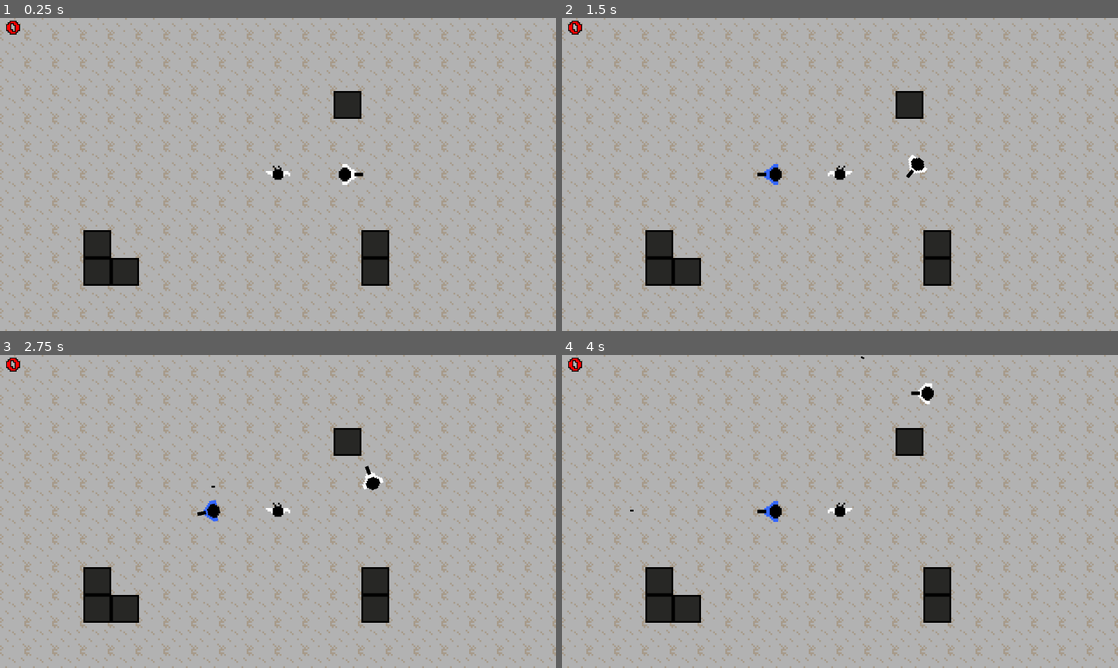
Above: before the commit, frames 1-4 (two rows, left to right).
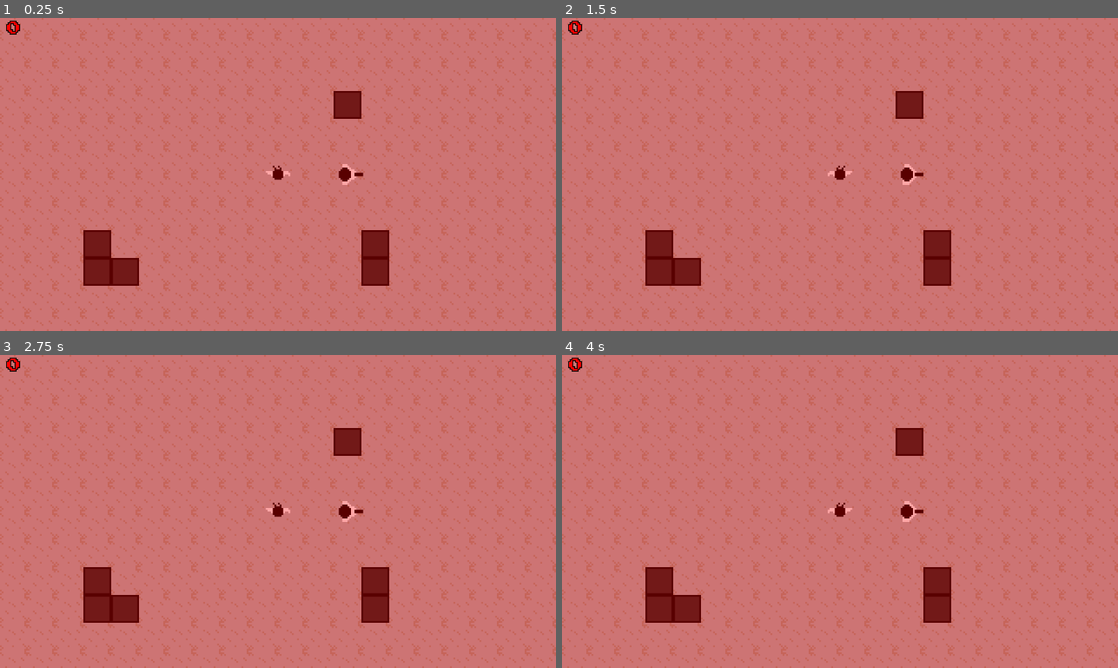
Above: after the commit, the same moments.

Repository: mysterious-ben/zombie-crush
Game: Godot game, scene res://scenes/game.tscn
Same seed, same stepped clock (60 frames per second), same inputs: the game is played once before the commit and once after it.
Inputs:
- Up to frame 1 (0.25 s): no input
- Up to frame 2 (1.5 s): tap Enter at 0.5 s; hold Right (right) 0.53-1.28 s; tap Space (shoot) at 0.6 s; hold Down (down) from 1.28 s (still down); tap S (p2_down) at 1.35 s
- Up to frame 3 (2.75 s): tap Space (shoot) at 1.55, 2.3 s; release Down (down) at 2.03 s; hold Right (right) from 2.03 s (still down); tap A (p2_left) at 2.1 s
- Up to frame 4 (4 s): release Right (right) at 2.78 s; hold Up (up) 2.78-3.53 s; tap D (p2_right) at 2.85 s; tap Space (shoot) at 3.05, 3.8 s; hold Left (left) from 3.53 s (still down); tap Shift (p2_shoot) at 3.6 s

The runs differ from the first frame. In frame 1, 100% of the frame differs, in the area x 0-100%, y 0-100%; in frame 2, 100%; in frame 3, 100%; in frame 4, 100%.
Error after the commit: Parse Error: The member "_sprite" already exists in parent class Character. (res://scripts/player.gd:27)

Commit message:
chore: clean game logic

Diff:
--- a/scenes/civilian.tscn
+++ b/scenes/civilian.tscn
@@ -62,6 +62,9 @@
 outline_size = 2
 outline_color = Color(0, 0, 0, 1)
 
+[sub_resource type="CircleShape2D" id="CircleShape2D_touch"]
+radius = 11.0
+
 [node name="Civilian" type="CharacterBody2D" unique_id=325636589]
 script = ExtResource("1_jrwjn")
 
@@ -83,3 +86,8 @@
 label_settings = SubResource("LabelSettings_speech")
 horizontal_alignment = 1
 vertical_alignment = 2
+
+[node name="TalkZone" type="Area2D" parent="." unique_id=1739204512]
+
+[node name="TalkShape2D" type="CollisionShape2D" parent="TalkZone" unique_id=884120357]
+shape = SubResource("CircleShape2D_touch")
--- a/scenes/game.tscn
+++ b/scenes/game.tscn
@@ -39,6 +39,7 @@
 
 [node name="Game" type="Node2D" unique_id=928269863]
 script = ExtResource("4_game")
+kills_to_win = 10
 
 [node name="TileMapFloor" type="TileMapLayer" parent="." unique_id=1244511022]
 tile_map_data = PackedByteArray("AAD2//r/BAAAAAAAAAD3//r/BAAAAAAAAAD4//r/BAAAAAAAAAD5//r/BAAAAAAAAAD6//r/BAAAAAAAAAD7// …(3760 unchanged characters)…
@@ -55,6 +56,7 @@
 
 [node name="Civilian" parent="." unique_id=325636589 instance=ExtResource("7_u5sy4")]
 rotation = 1.5707964
+scream_text = "AAAAAAA THEY ARE COMING"
 
 [node name="Camera2D" type="Camera2D" parent="." unique_id=1761061140]
 
--- a/scenes/hud.tscn
+++ b/scenes/hud.tscn
@@ -23,6 +23,16 @@
 mouse_filter = 2
 color = Color(1, 0, 0, 0.35)
 
+[node name="VictoryOverlay" type="ColorRect" parent="." unique_id=1402375816]
+visible = false
+anchors_preset = 15
+anchor_right = 1.0
+anchor_bottom = 1.0
+grow_horizontal = 2
+grow_vertical = 2
+mouse_filter = 2
+color = Color(0, 1, 0, 0.2)
+
 [node name="KillCount" type="Label" parent="." unique_id=1098392117]
 offset_left = 4.0
 offset_top = 2.0
--- a/scripts/character.gd
+++ b/scripts/character.gd
@@ -7,6 +7,7 @@
 
 var is_dead: bool = false
 
+@onready var _sprite: AnimatedSprite2D = $AnimatedSprite2D
 
 func die() -> void:
 	# A bullet and a zombie can hit on the same frame; die only once
@@ -17,7 +18,7 @@
 	died.emit()
 	# Keep colliding while the animation plays, then remove the body.
 	# await pauses this function until the signal fires; the game keeps running
-	$AnimatedSprite2D.play("death")
-	await $AnimatedSprite2D.animation_finished
+	_sprite.play("death")
+	await _sprite.animation_finished
 	# Deletes the node safely at the end of the current frame (this also removes it from its groups)
 	queue_free()
--- a/scripts/civilian.gd
+++ b/scripts/civilian.gd
@@ -1,7 +1,7 @@
 class_name Civilian extends Character
 
 # Emitted once, the first time a player bumps into the civilian; the game starts the zombies on it
-signal alarmed
+signal zombies_are_alarmed
 
 @export_multiline var scream_text: String = "AAAAAAAH\nTHEY ARE COMING"
 # Seconds the speech stays on screen
@@ -11,12 +11,16 @@
 var speech_time_left: float = 0.0
 
 @onready var speech: Label = $Speech
+@onready var talk_zone: Area2D = $TalkZone
 
 
 # Called once: when the node enters the scene for the first time
 func _ready() -> void:
 	# Groups are tags: zombies find everyone they can chase through this one
 	add_to_group("humans")
+	# TouchZone is an Area2D a bit larger than our body: it notices a player
+	# touching us even though we stand still (only a moving body gets slide collisions)
+	talk_zone.body_entered.connect(_on_touch_zone_body_entered)
 
 
 # Called every frame
@@ -28,12 +32,17 @@
 			speech.hide()
 
 
-# Called by a player who bumps into us
+# Called when any physics body enters the TouchZone
+func _on_touch_zone_body_entered(body: Node2D) -> void:
+	if body is Player:
+		scream()
+
+
 func scream() -> void:
 	if has_screamed or is_dead:
 		return
 	has_screamed = true
-	alarmed.emit()
+	zombies_are_alarmed.emit()
 	speech.text = scream_text
 	# Speech is "top_level": it ignores our rotation, so the text stays upright.
 	# That also means we place it ourselves: centered, just above the civilian
--- a/scripts/game.gd
+++ b/scripts/game.gd
@@ -1,5 +1,5 @@
 # The root of the level: starts the zombies when the civilian is alarmed or shot,
-# spawns zombies and player 2, counts kills, restarts on game over
+# spawns zombies and player 2, counts kills, ends well at kills_to_win, restarts on game over
 extends Node2D
 
 const ZOMBIE_SCENE: PackedScene = preload("res://scenes/zombie.tscn")
@@ -11,6 +11,9 @@
 @export var extra_spawn_interval: float = 10.0
 # How far outside the visible area zombies appear (zombie sprite is 16x16)
 @export var spawn_margin: float = 8.0
+
+# Kill this many zombies for the good ending: spawning stops and every zombie dies
+@export var kills_to_win: int = 100
 
 # Seconds between all players dying and the restart
 @export var restart_delay: float = 5.0
@@ -27,6 +30,7 @@
 # Zombies only spawn after the civilian screams or dies
 var zombies_coming: bool = false
 var is_game_over: bool = false
+var is_won: bool = false
 
 @onready var hud: HUD = $HUD
 # Where player 2 appears and which way they face; move it in the editor to change that
@@ -39,7 +43,7 @@
 	extra_spawn_time_left = extra_spawn_interval
 	hud.set_kills(zombies_killed)
 	# Two different events, one reaction: both start the zombies
-	civilian.alarmed.connect(_start_zombies)
+	civilian.zombies_are_alarmed.connect(_start_zombies)
 	civilian.died.connect(_start_zombies)
 
 
@@ -58,7 +62,8 @@
 				_spawn_player2()
 				break
 
-	if not zombies_coming:
+	# After the good ending no more zombies spawn, even if the civilian screams again
+	if not zombies_coming or is_won:
 		return
 
 	extra_spawn_time_left -= delta
@@ -73,18 +78,6 @@
 		spawn_time_left = spawn_interval
 
 
-func _start_zombies() -> void:
-	zombies_coming = true
-
-
-func _game_over() -> void:
-	is_game_over = true
-	hud.show_game_over()
-	# A one-shot timer; await waits for it without freezing the game
-	await get_tree().create_timer(restart_delay).timeout
-	get_tree().reload_current_scene()
-
-
 func _spawn_player2() -> void:
 	player2_joined = true
 	var player2: Player = PLAYER_SCENE.instantiate()
@@ -94,6 +87,10 @@
 	player2.global_rotation = player2_spawn.global_rotation
 	# A new node does nothing until it is added to the scene tree
 	add_child(player2)
+
+
+func _start_zombies() -> void:
+	zombies_coming = true
 
 
 func _spawn_zombie() -> void:
@@ -106,11 +103,6 @@
 	# Run _on_zombie_died whenever this zombie emits "died"
 	zombie.died.connect(_on_zombie_died)
 	add_child(zombie)
-
-
-func _on_zombie_died() -> void:
-	zombies_killed += 1
-	hud.set_kills(zombies_killed)
 
 
 # Uniformly random point on the perimeter of rect
@@ -127,3 +119,26 @@
 		return Vector2(rect.end.x - t, rect.end.y)
 	t -= rect.size.x
 	return Vector2(rect.position.x, rect.end.y - t)
+
+
+func _on_zombie_died() -> void:
+	zombies_killed += 1
+	hud.set_kills(zombies_killed)
+	if zombies_killed >= kills_to_win and not is_won:
+		_win()
+
+
+func _game_over() -> void:
+	is_game_over = true
+	hud.show_game_over()
+	# A one-shot timer; await waits for it without freezing the game
+	await get_tree().create_timer(restart_delay).timeout
+	get_tree().reload_current_scene()
+
+
+func _win() -> void:
+	# Set the flag first: the zombies we kill below emit "died" and land back in _on_zombie_died
+	is_won = true
+	for zombie: Zombie in get_tree().get_nodes_in_group("zombies"):
+		zombie.die()
+	hud.show_victory()
--- a/scripts/hud.gd
+++ b/scripts/hud.gd
@@ -7,6 +7,7 @@
 # @onready fills the variable once child nodes exist, just before _ready
 @onready var kill_label: Label = $KillCount
 @onready var game_over_overlay: ColorRect = $GameOverOverlay
+@onready var victory_overlay: ColorRect = $VictoryOverlay
 
 
 func set_kills(count: int) -> void:
@@ -15,3 +16,8 @@
 
 func show_game_over() -> void:
 	game_over_overlay.visible = true
+
+
+func show_victory() -> void:
+	kill_label.text = kill_label.text + " ZOMBIES PURGED"
+	victory_overlay.visible = true
--- a/scripts/player.gd
+++ b/scripts/player.gd
@@ -21,7 +21,10 @@
 
 @export var from_screen_radius: float = -5.0
 
-var shoot_cooldown_left: float = 0.0
+var _shoot_cooldown_left: float = 0.0
+
+# This makes using AnimatedSprite2D more convenient
+@onready var _sprite: AnimatedSprite2D = $AnimatedSprite2D
 
 
 # Called once: when the node enters the scene for the first time
@@ -35,7 +38,7 @@
 		recolor.shader = RECOLOR_SHADER
 		recolor.set_shader_parameter("white_replacement", white_replacement)
 		# $Name gets a child node by name
-		$AnimatedSprite2D.material = recolor
+		_sprite.material = recolor
 
 
 # Movement, collisions and input that drives them belong in _physics_process:
@@ -44,9 +47,6 @@
 func _physics_process(delta: float) -> void:
 	if is_dead:
 		return
-
-	#var direction: Vector2 = Input.get_vector("left", "right", "up", "down")
-	#velocity = direction * move_speed
 
 	# get_axis returns -1, 0 or 1 (or in between for a gamepad stick)
 	var rotation_direction: float = Input.get_axis(action_prefix + "left", action_prefix + "right")
@@ -59,16 +59,10 @@
 	move_and_slide()
 	_stay_on_screen()
 
-	# move_and_slide records everything we bumped into this step
-	for i in get_slide_collision_count():
-		var collider: Node = get_slide_collision(i).get_collider()
-		if collider is Civilian:
-			collider.scream()
-
-	shoot_cooldown_left -= delta
-	if Input.is_action_just_pressed(action_prefix + "shoot") and shoot_cooldown_left <= 0:
+	_shoot_cooldown_left -= delta
+	if Input.is_action_just_pressed(action_prefix + "shoot") and _shoot_cooldown_left <= 0:
 		_shoot()
-		shoot_cooldown_left = shoot_delay
+		_shoot_cooldown_left = shoot_delay
 
 
 func _shoot() -> void:
--- a/scripts/zombie.gd
+++ b/scripts/zombie.gd
@@ -7,7 +7,8 @@
 
 # Called once: when the node enters the scene for the first time
 func _ready() -> void:
-	pass
+	# Lets the game find every living zombie at once (see the good ending in game.gd)
+	add_to_group("zombies")
 
 
 # Movement and collisions belong in _physics_process: it runs at a fixed rate
